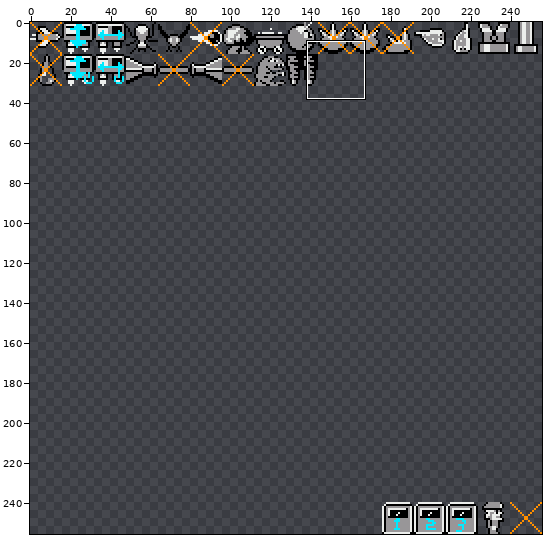
Edited in one commit: sprite sheet (gfx/entities.png). Above: a wide view before the commit, with the close-up outlined.
Close-up. The starting point:
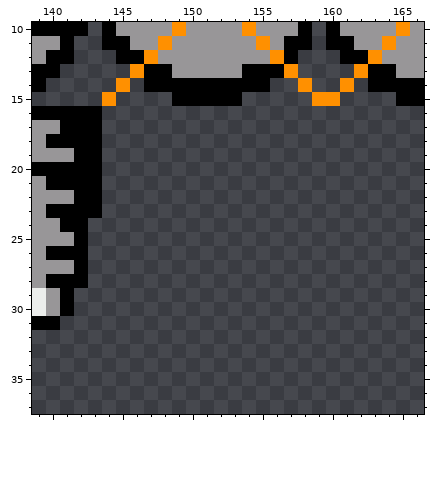
The file is 256x256 pixels. Shown: x 139..166, y 10..37.
The result:
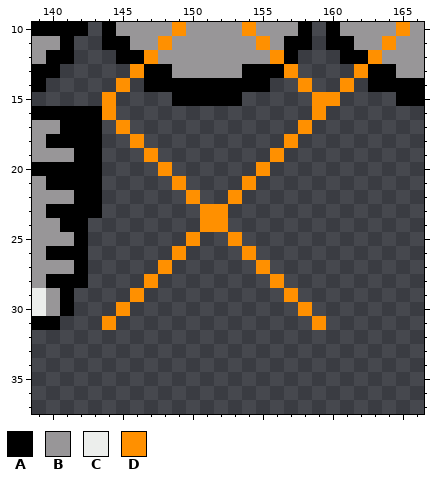
Palette (. is transparent): A #000000  B #989698  C #eceeec  D #ff9000
The exact change:
Colour D now appears in row 16 at x 144 and 159; in row 17 at x 145 and 158; in row 18 at x 146 and 157; in row 19 at x 147 and 156; in row 20 at x 148 and 155; in row 21 at x 149 and 154.
Colour D now appears in row 22 at x 150 and 153; in rows 23 to 24 at x 151 to 152; in row 25 at x 150 and 153; in row 26 at x 149 and 154; in row 27 at x 148 and 155; in row 28 at x 147 and 156.
Colour D now appears in row 29 at x 146 and 157; in row 30 at x 145 and 158; in row 31 at x 144 and 159.
